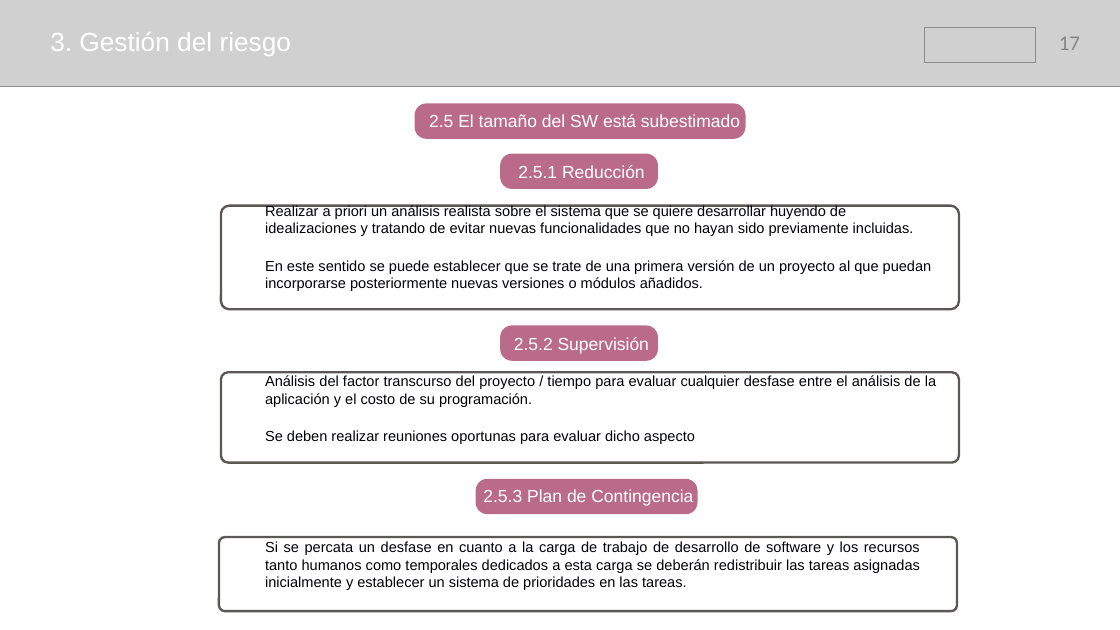
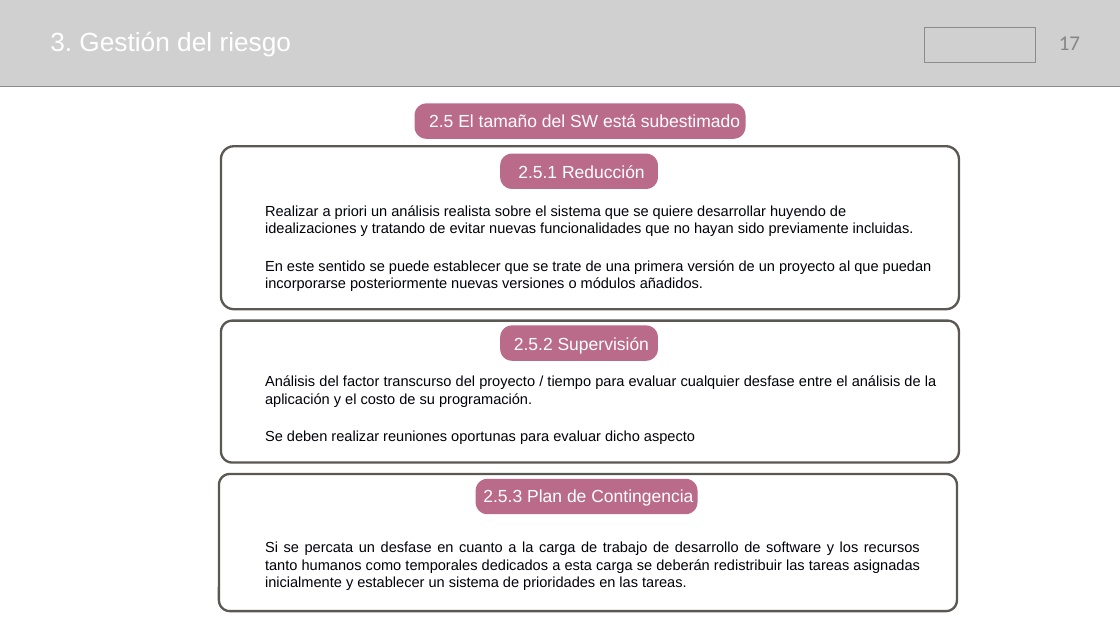
Before and after one commit to samusolo/iDoctor, a slide deck: slide 17 of Plan de proyecto.pptx. Drawn at 1120x630 pixels with LibreOffice and Linux fonts; fonts in the diff are those of the drawing; grey boxes stand for pictures. Boxes give left, top, right and bottom in pixels: in the first picture for what was removed or moved away, otherwise in the second. Text is boxed around its words. In the diff, an @@ line names an element or a change of style, - is before the commit and + after.

```diff
--- a/Plan de proyecto.pptx
+++ b/Plan de proyecto.pptx
@@ rounded rectangle: place and size @@
-rounded rectangle at [221,206,959,310]
+rounded rectangle at [221,146,959,309]
@@ rounded rectangle: place and size @@
-rounded rectangle at [221,372,959,462]
+rounded rectangle at [221,320,959,462]
@@ rounded rectangle: place and size @@
-rounded rectangle at [219,537,957,611]
+rounded rectangle at [219,474,957,611]
```
Also in this commit, not shown: 11 other slides changed, 2 slides added, 1 other file.
